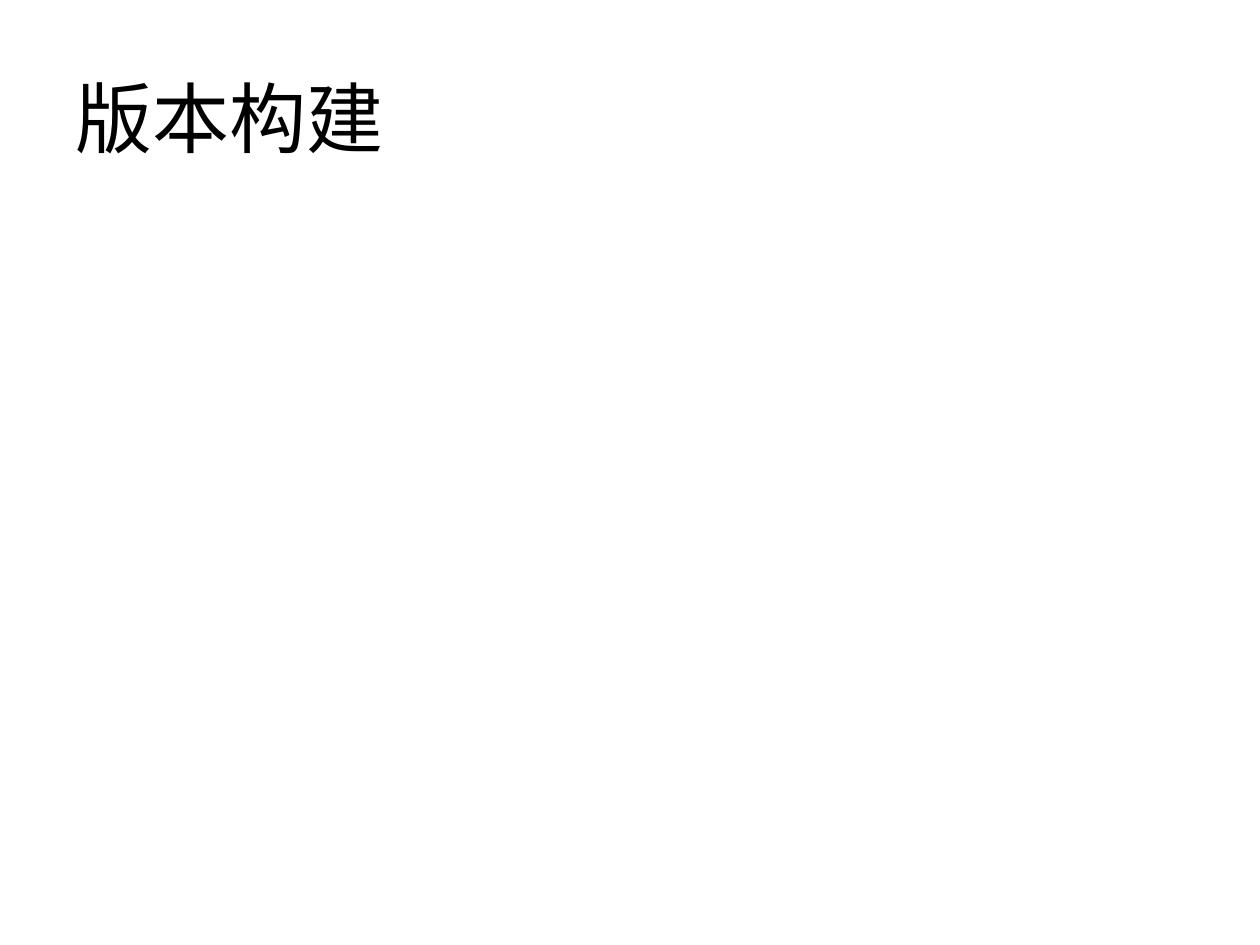
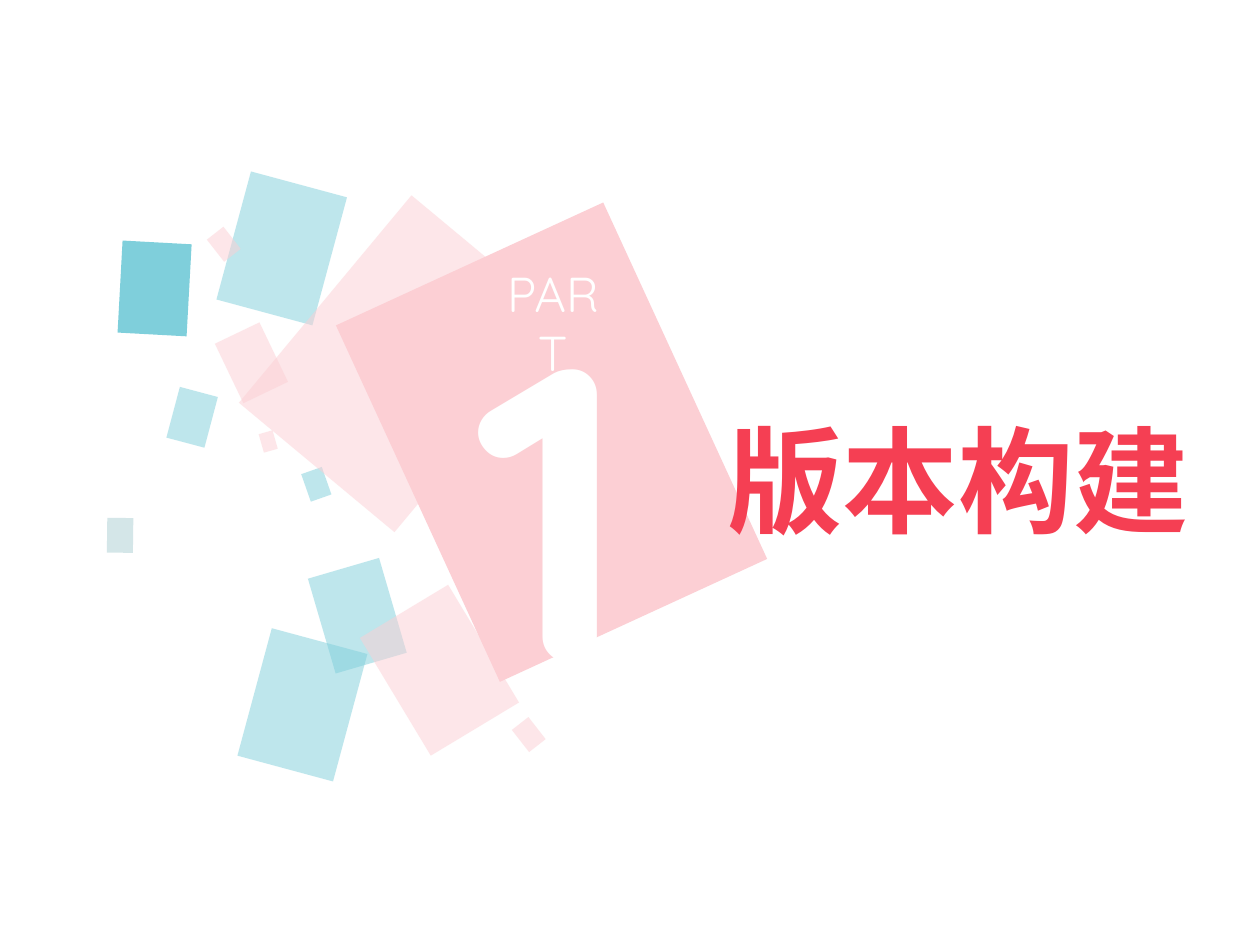
Before and after one commit to xianmomo/demo, a slide deck: slide 3 of 新员工入职指引/信息技术部版本构建及发布过程.pptx (slide 2 before the commit). Drawn at 1260x945 pixels with LibreOffice and Linux fonts; fonts in the diff are those of the drawing. Boxes give left, top, right and bottom in pixels: in the first picture for what was removed or moved away, otherwise in the second. Text is boxed around its words. In the diff, an @@ line names an element or a change of style, - is before the commit and + after.

```diff
--- a/新员工入职指引/信息技术部版本构建及发布过程.pptx
+++ b/新员工入职指引/信息技术部版本构建及发布过程.pptx
@@ text added at [481,257,624,329], 28 pt, text #FFFFFF @@
+PART
@@ text "版本构建": place and size @@
-text "版本构建" at [76,82,384,154]
+text "版本构建" at [727,426,1189,552]
@@ text "版本构建" at [727,426,1189,552]: size 44 to 66 pt, font Calibri to Noto Sans CJK SC, text colour #000000 to #F53F53, bold on; vertical alignment middle to top @@
@@ group added at [107,195,768,755]: 8 rectangles @@
@@ group added at [117,172,407,782]: 6 rectangles @@
```
Also in this commit, not shown: 3 other slides changed, 12 slides added, 4 slides removed, 3 other files.
